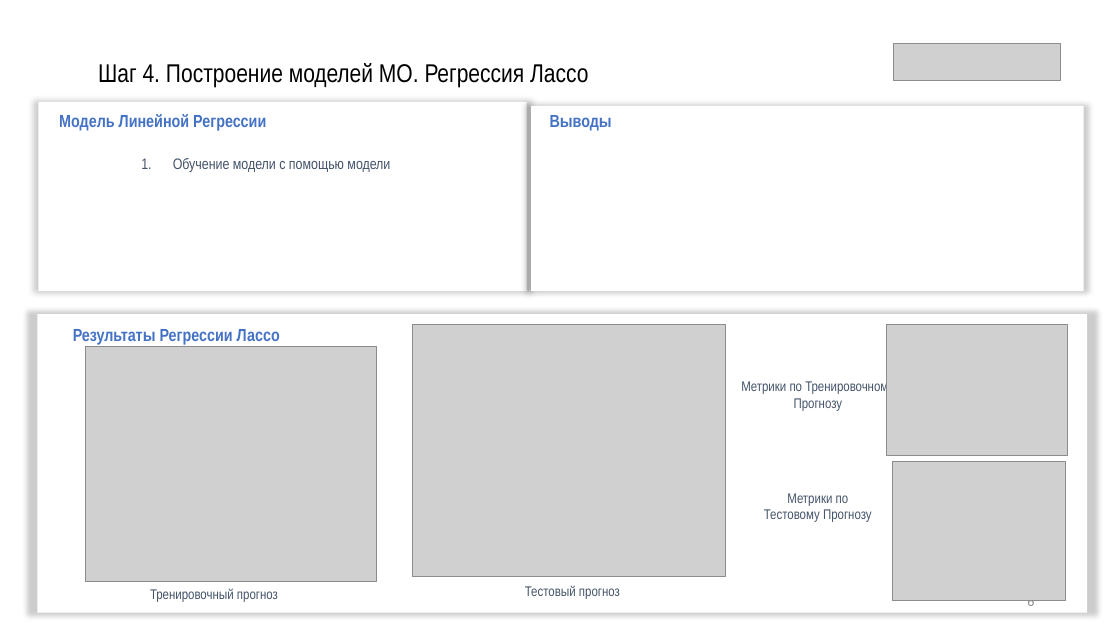
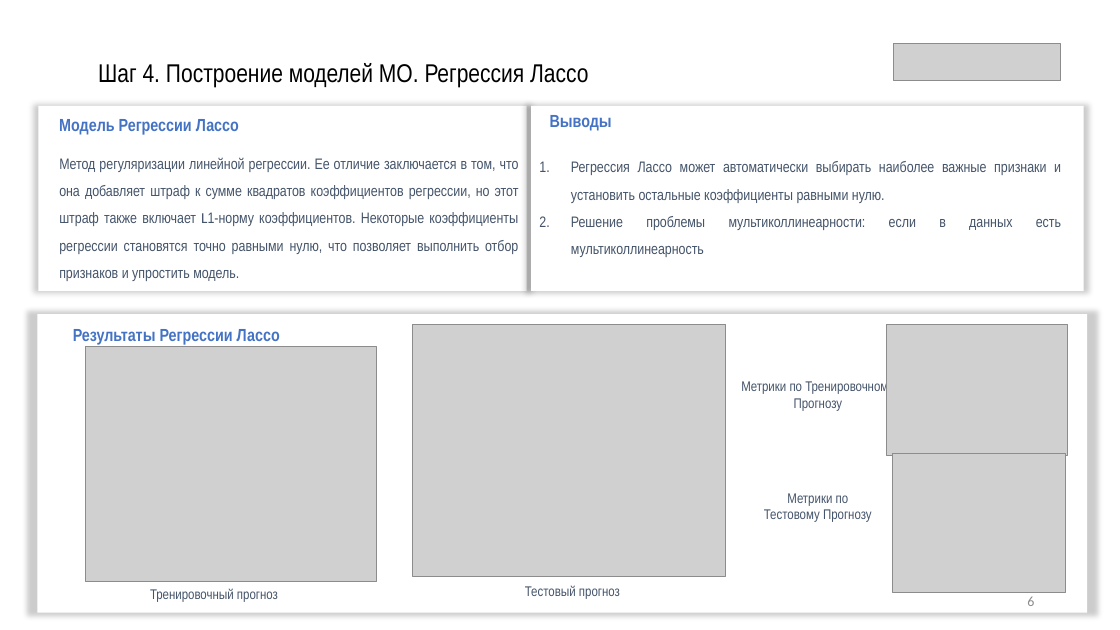
Before and after one commit to vvk79/Innopolis_final_work, a slide deck: slide 6 of Создание веб-приложения для обработки и анализа данных с.pptx. Drawn at 1120x630 pixels with LibreOffice and Linux fonts; fonts in the diff are those of the drawing; grey boxes stand for pictures. Boxes give left, top, right and bottom in pixels: in the first picture for what was removed or moved away, otherwise in the second. Text is boxed around its words. In the diff, an @@ line names an element or a change of style, - is before the commit and + after.

```diff
--- a/Создание веб-приложения для обработки и анализа данных с.pptx
+++ b/Создание веб-приложения для обработки и анализа данных с.pptx
@@ rectangle "hon": place and size @@
-rectangle "hon" at [39,102,527,291]
+rectangle "hon" at [39,106,527,291]
@@ text at [59,119,239,135]: text changed @@
-Модель Линейной Регрессии
+Модель Регрессии Лассо
@@ text at [59,157,519,281]: text changed @@
-1. Обучение модели с помощью модели
+Метод регуляризации линейной регрессии. Ее отличие заключается в том, что она добавляет штраф к сумме квадратов коэффициентов регрессии, но этот штраф также включает L1-норму коэффициентов. Некоторые коэффициенты регрессии становятся точно равными нулю, что позволяет выполнить отбор признаков и упростить модель.
@@ text added at [571,161,1061,257], 13 pt, text #44546A @@
+1. Регрессия Лассо может автоматически выбирать наиболее важные признаки и установить остальные коэффициенты равными нулю.
+2. Решение проблемы мультиколлинеарности: если в данных есть мультиколлинеарность
@@ text in rectangle at [47,190,78,196]: text added @@
+hon
@@ text in rectangle at [540,189,931,224]: text added @@
+Научиться/закрепить навыки по написанию скриптов python
@@ picture: place and size @@
-picture at [893,461,1065,601]
+picture at [893,454,1065,593]
```
Also in this commit, not shown: 8 other slides changed, 1 slide added, 2 slides removed, 1 other file.
